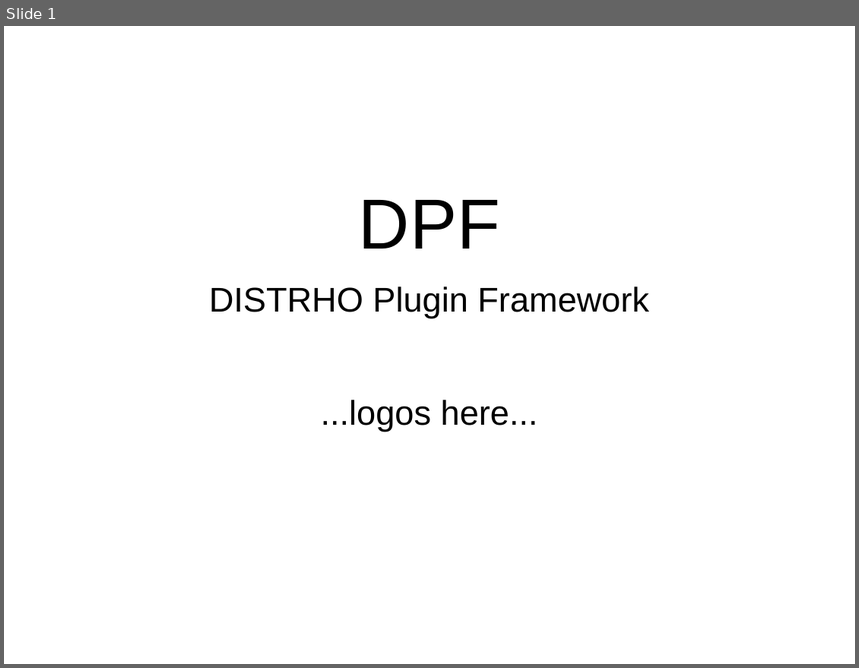
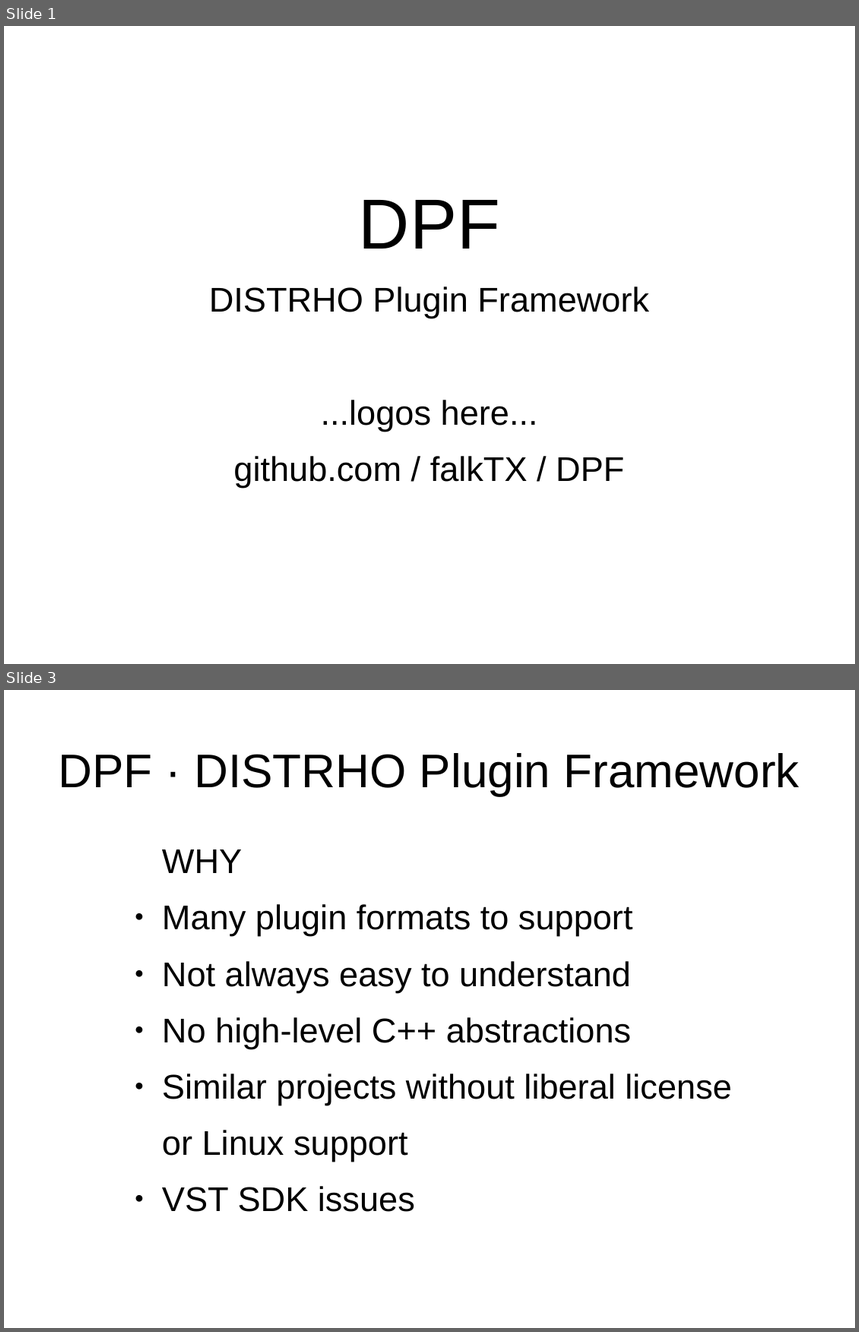
Before and after one commit to DISTRHO/DPF, a slide deck: lac/2014-small-talk.odp. Shown one above the other, each under a label of ours: slide 1 before the commit, slides 1 and 3 after it; the slides between them are not shown. The pictures are 859x668 and 859x1332 pixels, drawn with LibreOffice and Linux fonts; fonts in the diff are those of the drawing. Boxes give left, top, right and bottom in pixels: in the first picture for what was removed or moved away, otherwise in the second. Text is boxed around its words. In the diff, an @@ line names an element or a change of style, - is before the commit and + after.

```diff
--- a/lac/2014-small-talk.odp
+++ b/lac/2014-small-talk.odp
@@ slide 3 added at [4, 690, 855, 1328], background #FFFFFF @@
@@ title added at [58, 753, 800, 796], 44 pt, text #000000 @@
+DPF · DISTRHO Plugin Framework
@@ text added at [162, 850, 732, 1212], 32 pt, text #000000 @@
+WHY
+● Many plugin formats to support
+● Not always easy to understand
+● No high-level C++ abstractions
+● Similar projects without liberal license
+or Linux support
+● VST SDK issues
@@ slide 1 changed as well @@
@@ text at [234, 456, 624, 488]: paragraph added @@
+github.com / falkTX / DPF
```
Also in this commit, not shown: 7 other slides added, 1 slide removed.
